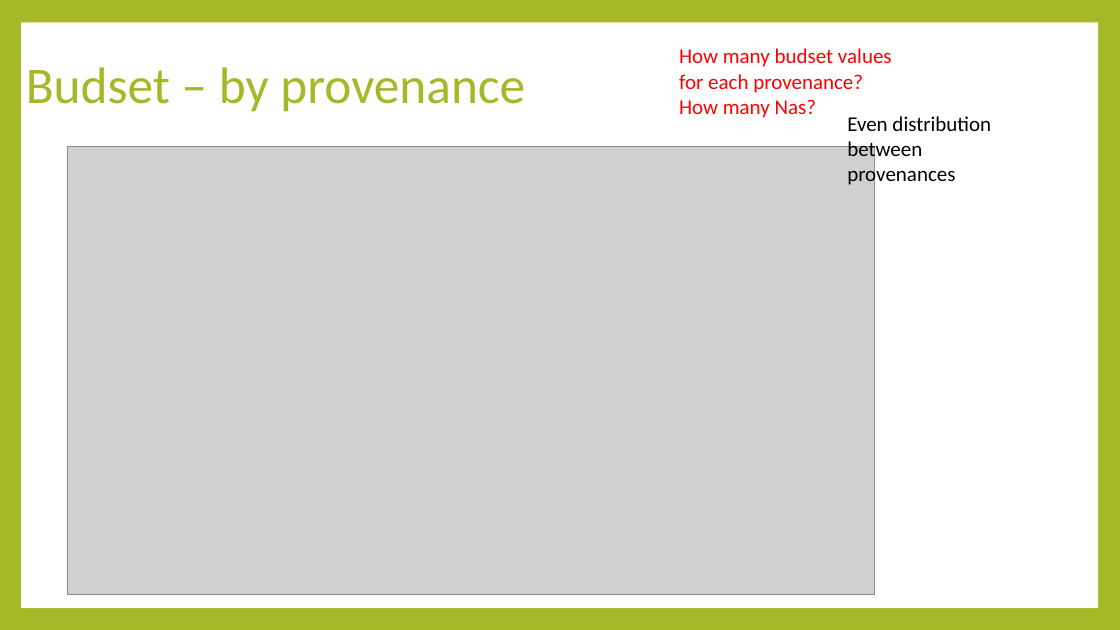
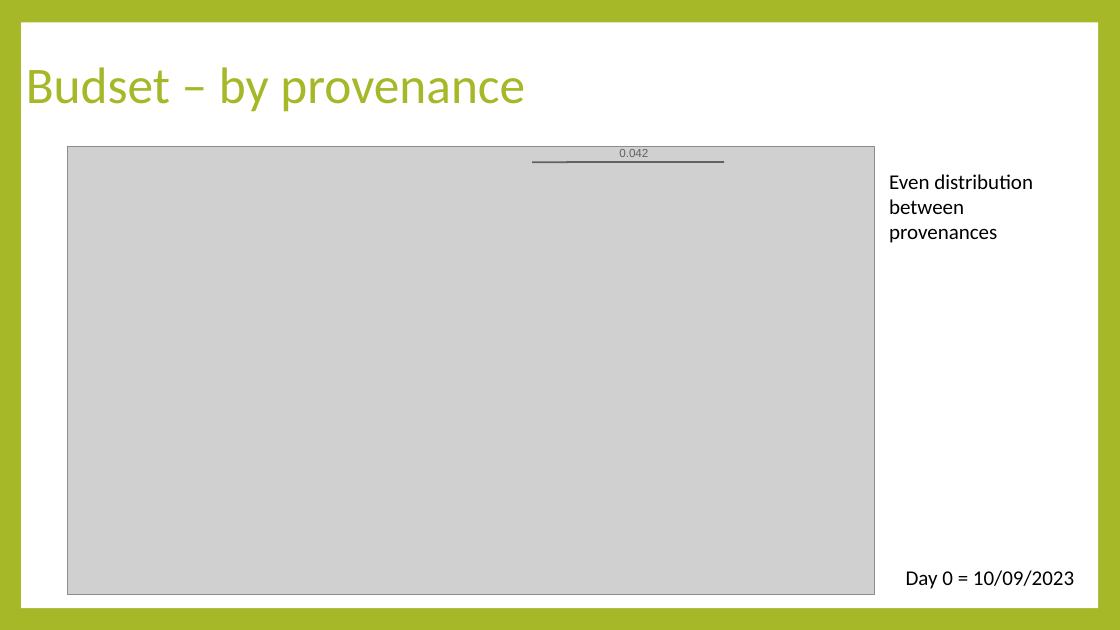
Before and after one commit to luisasenecio/RapidAdaptation, a slide deck: slide 15 of RapidAdaptation_DataExploration.pptx (slide 13 before the commit). Drawn at 1120x630 pixels with LibreOffice and Linux fonts; fonts in the diff are those of the drawing; grey boxes stand for pictures. Boxes give left, top, right and bottom in pixels: in the first picture for what was removed or moved away, otherwise in the second. Text is boxed around its words. In the diff, an @@ line names an element or a change of style, - is before the commit and + after.

Commit message:
new plots, combined budset and budburst plot

```diff
--- a/RapidAdaptation_DataExploration.pptx
+++ b/RapidAdaptation_DataExploration.pptx
@@ text removed at [679, 48, 892, 118] @@
-How many budset values for each provenance?
-How many Nas?
@@ text added at [619, 149, 648, 157], 10 pt, text #616162 @@
+0.042
@@ line added from (533, 162) to (724, 162), #616162 1.5 pt @@
@@ text "Even distribution between provenances": place and size @@
-text "Even distribution between provenances" at [847, 116, 991, 188]
+text "Even distribution between provenances" at [889, 174, 1033, 243]
@@ text added at [906, 570, 1074, 589], 18 pt, text #000000 @@
+Day 0 = 10/09/2023
```
Also in this commit, not shown: 9 other slides changed, 11 slides added, 3 slides removed, 17 other files.
